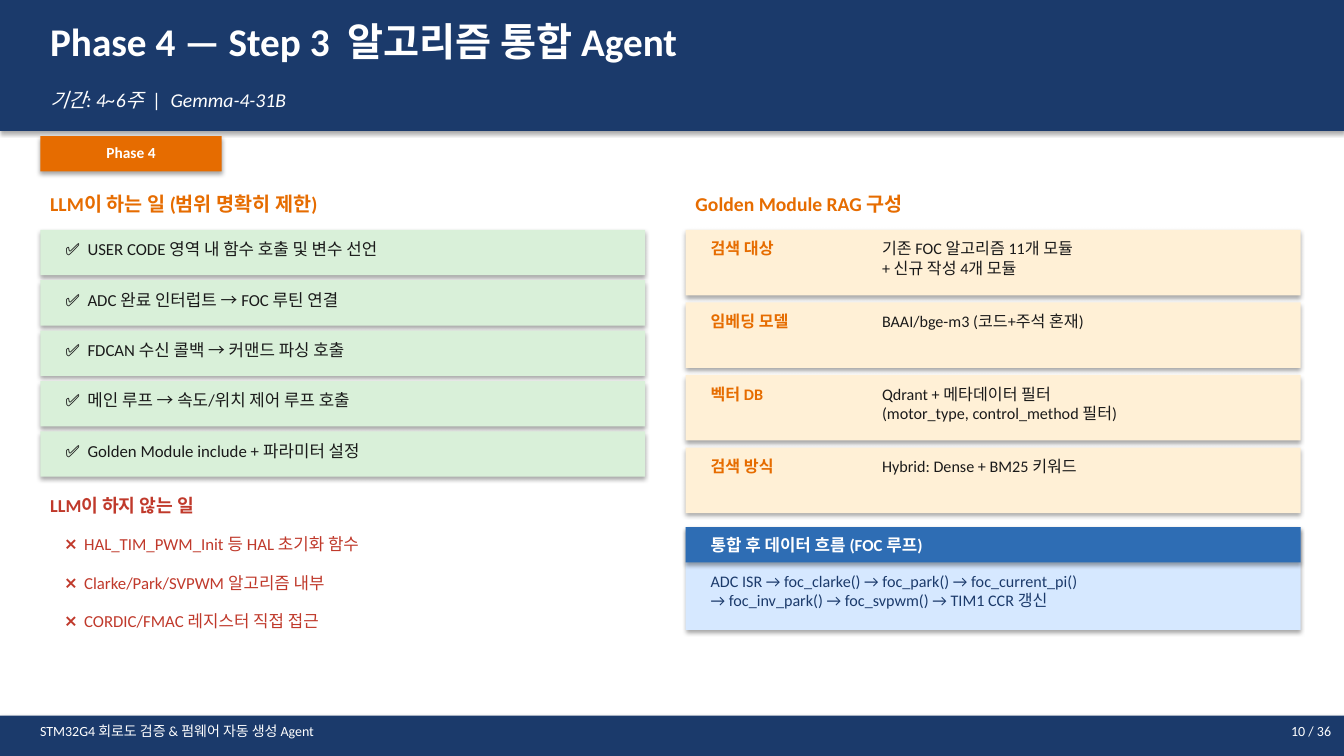
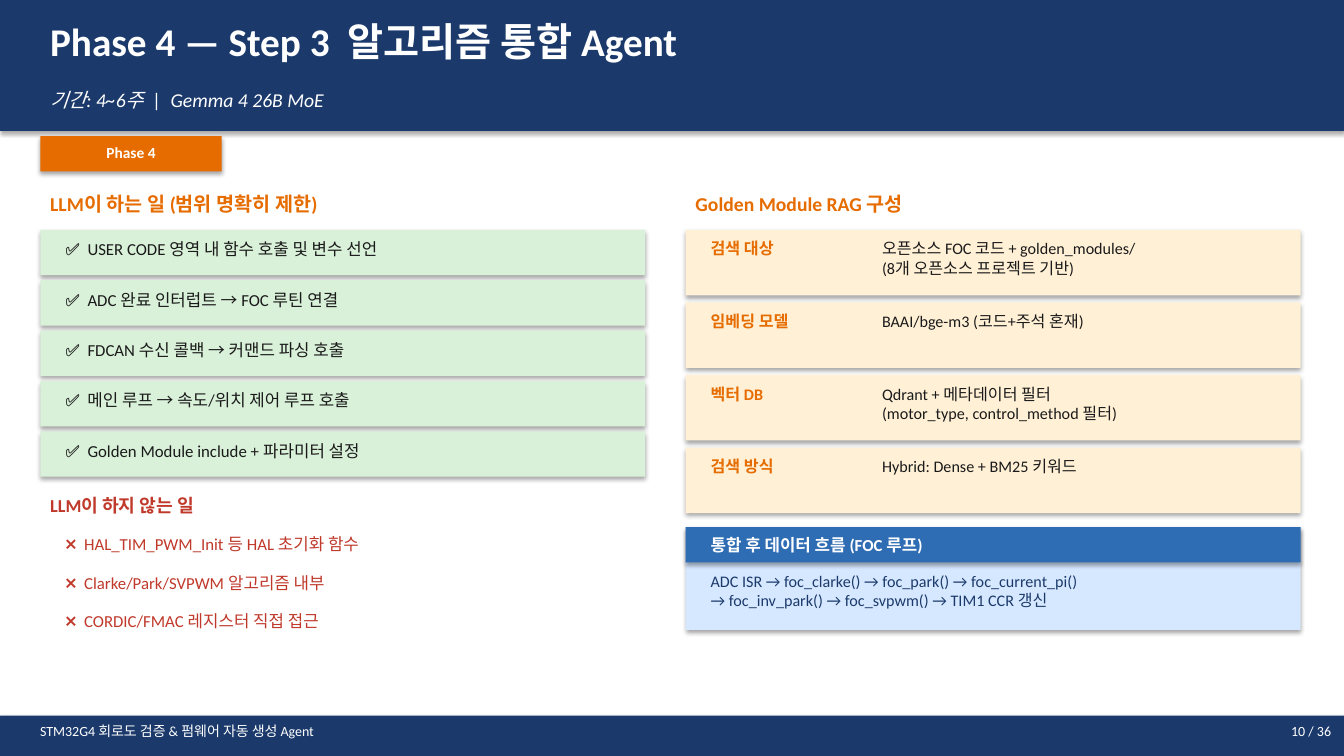
Before and after one commit to younlea/MotorDriveForge, a slide deck: slide 10 of STM32G4_Agent_Plan.pptx. Drawn at 1344x756 pixels with LibreOffice and Linux fonts; fonts in the diff are those of the drawing. Boxes give left, top, right and bottom in pixels: in the first picture for what was removed or moved away, otherwise in the second. Text is boxed around its words. In the diff, an @@ line names an element or a change of style, - is before the commit and + after.

```diff
--- a/STM32G4_Agent_Plan.pptx
+++ b/STM32G4_Agent_Plan.pptx
@@ text at <box>50,90,323,109</box>: text changed @@
-기간: 4~6주 | Gemma-4-31B
+기간: 4~6주 | Gemma 4 26B MoE
@@ text at <box>882,241,1135,276</box>: text changed @@
-기존 FOC 알고리즘 11개 모듈
-+ 신규 작성 4개 모듈
+오픈소스 FOC 코드 + golden_modules/
+(8개 오픈소스 프로젝트 기반)
```
Also in this commit, not shown: 15 other slides changed, 8 other files.
